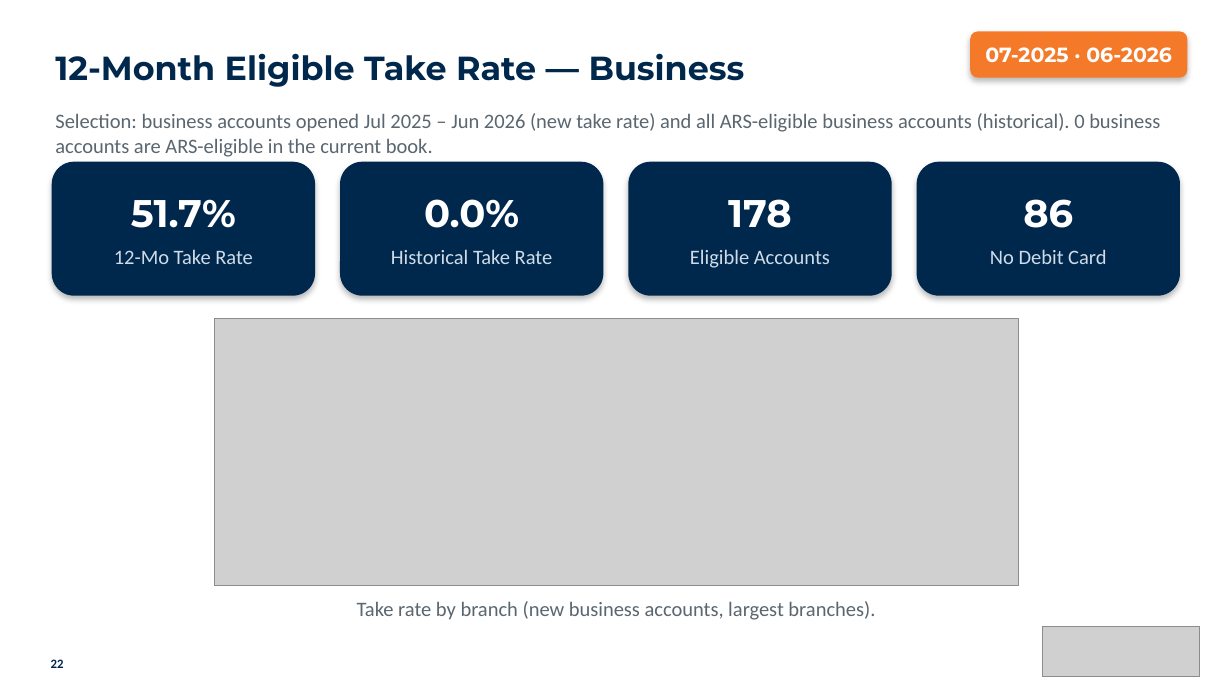
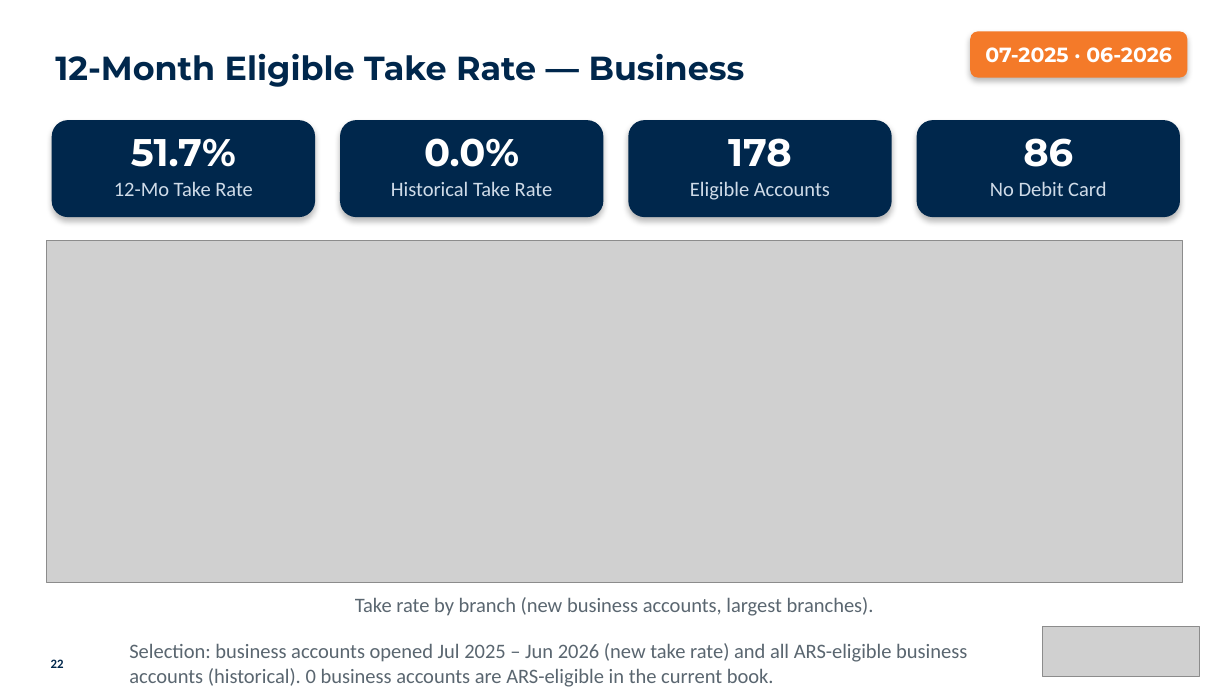
Before and after one commit to aburgard-csi/Velocity_Reporting, a slide deck: slide 22 of templates/ars_template.pptx. Drawn at 1232x693 pixels with LibreOffice and Linux fonts; fonts in the diff are those of the drawing; grey boxes stand for pictures. Boxes give left, top, right and bottom in pixels: in the first picture for what was removed or moved away, otherwise in the second. Text is boxed around its words. In the diff, an @@ line names an element or a change of style, - is before the commit and + after.

```diff
--- a/templates/ars_template.pptx
+++ b/templates/ars_template.pptx
@@ rounded rectangle: place and size @@
-rounded rectangle at (52, 162, 315, 296)
+rounded rectangle at (52, 120, 315, 217)
@@ text "51.7%": place and size @@
-text "51.7%" at (131, 199, 236, 228)
+text "51.7%" at (131, 138, 236, 167)
@@ rounded rectangle: place and size @@
-rounded rectangle at (340, 162, 604, 296)
+rounded rectangle at (340, 120, 604, 217)
@@ text "0.0%": place and size @@
-text "0.0%" at (424, 199, 519, 228)
+text "0.0%" at (424, 138, 519, 167)
@@ rounded rectangle: place and size @@
-rounded rectangle at (628, 162, 892, 296)
+rounded rectangle at (628, 120, 892, 217)
@@ text "178": place and size @@
-text "178" at (728, 199, 792, 228)
+text "178" at (728, 138, 792, 167)
@@ rounded rectangle: place and size @@
-rounded rectangle at (917, 162, 1180, 296)
+rounded rectangle at (917, 120, 1180, 217)
@@ text "86": place and size @@
-text "86" at (1023, 199, 1073, 228)
+text "86" at (1023, 138, 1073, 167)
@@ text "12-Mo Take Rate": place and size @@
-text "12-Mo Take Rate" at (114, 249, 253, 264)
+text "12-Mo Take Rate" at (114, 181, 253, 196)
@@ text "Historical Take Rate": place and size @@
-text "Historical Take Rate" at (391, 249, 553, 264)
+text "Historical Take Rate" at (391, 181, 553, 196)
@@ text "Eligible Accounts": place and size @@
-text "Eligible Accounts" at (690, 249, 830, 268)
+text "Eligible Accounts" at (690, 181, 830, 200)
@@ text "No Debit Card": place and size @@
-text "No Debit Card" at (990, 249, 1106, 264)
+text "No Debit Card" at (990, 181, 1106, 196)
@@ picture: place and size @@
-picture at (214, 319, 1019, 586)
+picture at (46, 240, 1183, 582)
@@ text "Take rate by branch (new ...": place and size @@
-text "Take rate by branch (new ..." at (357, 601, 875, 620)
+text "Take rate by branch (new ..." at (355, 597, 874, 616)
@@ text "Selection: business accounts opened Jul ..." rewrapped from (55, 113, 1160, 157) to (129, 643, 967, 687) @@
```
Also in this commit, not shown: 3 other slides changed, 14 other files.
